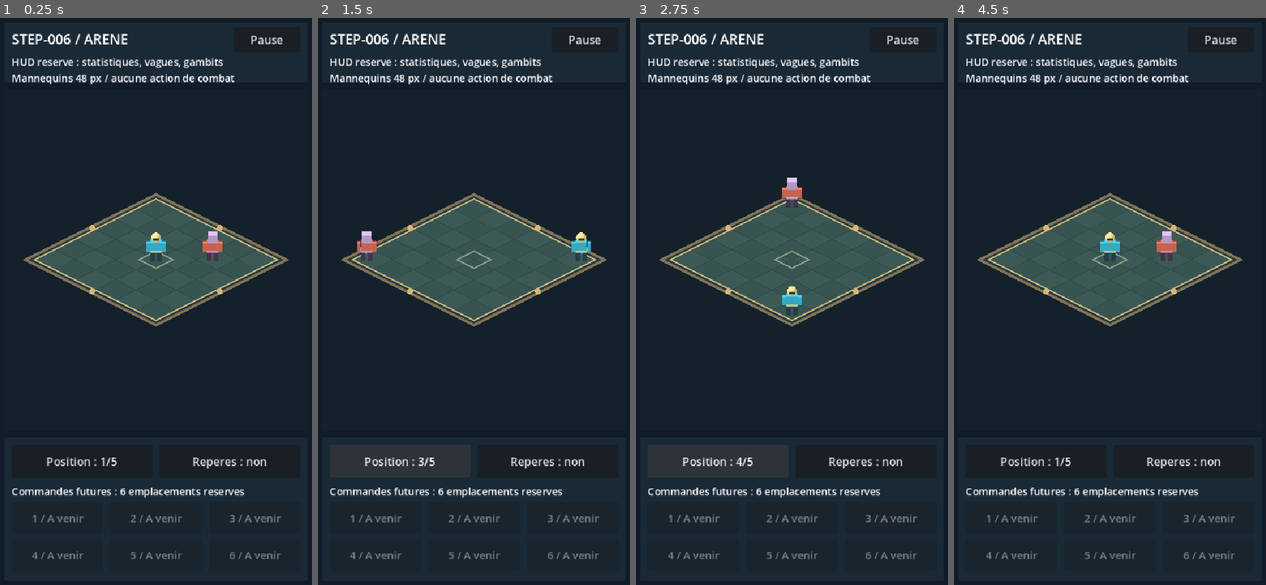
Above: before the commit, frames 1-4 (left to right).
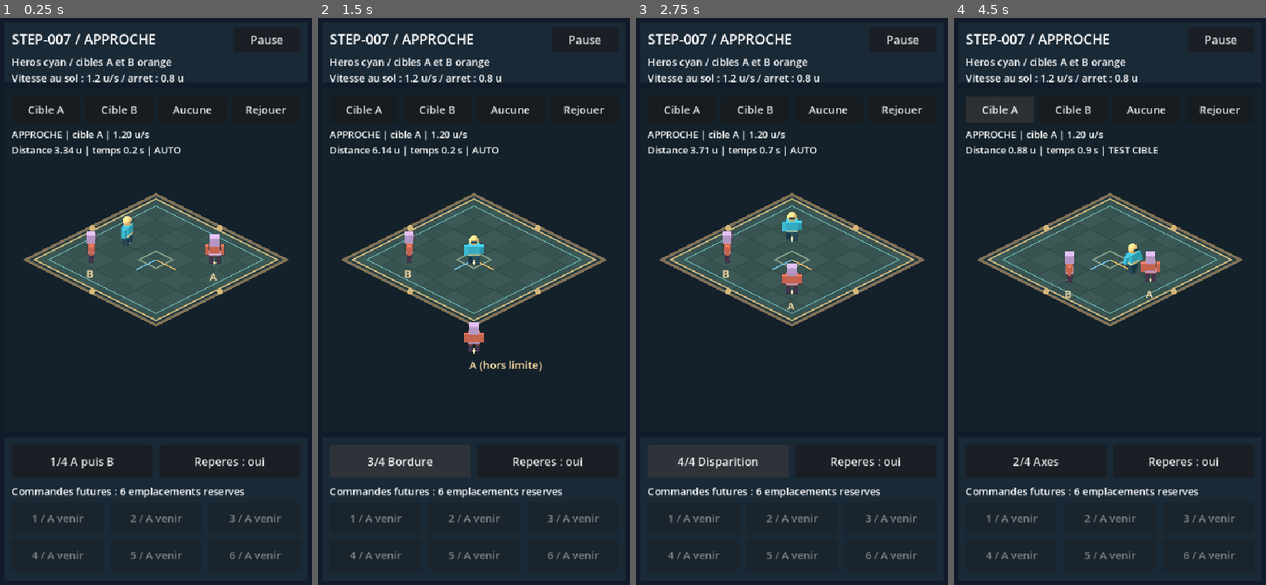
Above: after the commit, the same moments.

Repository: RobinArcangioli/gambit-arena
Game: Godot game, scene res://scenes/main.tscn
Same seed, same stepped clock (60 frames per second), same inputs: the game is played once before the commit and once after it.
Inputs (mouse positions are in pixels of both pictures, inside the frame that each line leads up to):
- Up to frame 1 (0.25 s): no input
- Up to frame 2 (1.5 s): click "Position : 1/5" (after the commit: "1/4 A puis B") at 0.5 s; click "Position : 2/5" (after the commit: "2/4 Axes") at 1.25 s
- Up to frame 3 (2.75 s): click "Position : 3/5" (after the commit: "3/4 Bordure") at 2 s
- Up to frame 4 (4.5 s): click "Position : 4/5" (after the commit: "4/4 Disparition") at 2.75 s; click "Position : 5/5" (after the commit: "1/4 A puis B") at 3.5 s; click (1000, 108) at 4.25 s, where only the run after the commit has a clickable "Cible A"

The runs differ from the first frame. In frame 1, 4.0% of the frame differs, in the area x 3-92%, y 2-80%; in frame 2, 4.4%; in frame 3, 4.2%; in frame 4, 4.3%.

Commit message:
feat: [STEP-007] ajouter le deplacement automatique vers une cible

Diff:
--- a/scenes/main.tscn
+++ b/scenes/main.tscn
@@ -1,7 +1,7 @@
 [gd_scene load_steps=2 format=3 uid="uid://do6vxhog253vu"]
 
-[ext_resource type="PackedScene" path="res://scenes/arena/arena.tscn" id="1_lab"]
+[ext_resource type="PackedScene" path="res://scenes/movement/movement_lab.tscn" id="1_lab"]
 
 [node name="Main" type="Node2D" unique_id=1193079028]
 
-[node name="Arena" parent="." instance=ExtResource("1_lab")]
+[node name="MovementLab" parent="." instance=ExtResource("1_lab")]
--- /dev/null
+++ b/scenes/movement/movement_lab.tscn
@@ -0,0 +1,7 @@
+[gd_scene load_steps=3 format=3]
+
+[ext_resource type="PackedScene" path="res://scenes/arena/arena.tscn" id="1_arena"]
+[ext_resource type="Script" path="res://scripts/movement/movement_lab.gd" id="2_lab"]
+
+[node name="MovementLab" instance=ExtResource("1_arena")]
+script = ExtResource("2_lab")
--- /dev/null
+++ b/scenes/tests/ground_mover_tests.tscn
@@ -0,0 +1,6 @@
+[gd_scene load_steps=2 format=3]
+
+[ext_resource type="Script" path="res://tests/test_ground_mover.gd" id="1_test"]
+
+[node name="GroundMoverTests" type="Node"]
+script = ExtResource("1_test")
--- /dev/null
+++ b/scripts/movement/ground_mover.gd
@@ -0,0 +1,62 @@
+extends RefCounted
+## Executes a supplied target intention; never searches for or selects a target.
+const Bounds = preload("res://scripts/arena/arena_bounds.gd")
+enum State { NO_TARGET, MOVING, ARRIVED, BLOCKED }
+const EPSILON: float = 0.00001
+var ground_position := Vector2.ZERO
+var velocity := Vector2.ZERO
+var facing := Vector2(1, 1).normalized()
+var speed: float = 1.2
+var stopping_distance: float = 0.8
+var target: Node3D
+var state: int = State.NO_TARGET
+var distance_to_target: float = -1.0
+
+func reset(start: Vector2) -> void:
+	ground_position = Bounds.clamp_ground(start)
+	velocity = Vector2.ZERO
+	facing = Vector2(1, 1).normalized()
+	target = null
+	state = State.NO_TARGET
+	distance_to_target = -1.0
+
+func set_target(new_target: Node3D) -> void:
+	target = new_target
+	velocity = Vector2.ZERO
+
+func clear_target() -> void:
+	target = null
+	velocity = Vector2.ZERO
+	state = State.NO_TARGET
+	distance_to_target = -1.0
+
+func has_valid_target() -> bool:
+	return is_instance_valid(target) and not target.is_queued_for_deletion() and target.is_inside_tree()
+
+func step(delta: float) -> void:
+	velocity = Vector2.ZERO
+	if not has_valid_target():
+		clear_target()
+		return
+	var destination := Vector2(target.position.x, target.position.z)
+	var offset: Vector2 = destination - ground_position
+	distance_to_target = offset.length()
+	var stop: float = maxf(0.0, stopping_distance)
+	if distance_to_target <= stop + EPSILON:
+		state = State.ARRIVED
+		return
+	if delta <= 0.0:
+		return
+	var step_length: float = minf(maxf(0.0, speed) * delta, distance_to_target - stop)
+	var previous: Vector2 = ground_position
+	ground_position = Bounds.clamp_ground(previous + offset / distance_to_target * step_length)
+	velocity = (ground_position - previous) / delta
+	distance_to_target = ground_position.distance_to(destination)
+	if velocity.length_squared() <= EPSILON * EPSILON:
+		state = State.BLOCKED
+	elif distance_to_target <= stop + EPSILON:
+		facing = velocity.normalized()
+		state = State.ARRIVED
+	else:
+		facing = velocity.normalized()
+		state = State.MOVING
--- /dev/null
+++ b/scripts/movement/movement_lab.gd
@@ -0,0 +1,214 @@
+extends "res://scripts/arena/arena.gd"
+## Temporary intention source, to be replaced by gameplay decisions later.
+const GroundMover = preload("res://scripts/movement/ground_mover.gd")
+const SCENARIOS: Array[String] = ["A puis B", "Axes", "Bordure", "Disparition"]
+var mover := GroundMover.new()
+var target_b: ProxyActor
+var target_buttons: Array[Button] = []
+var replay_button: Button
+var movement_status: Label
+var label_a: Label
+var label_b: Label
+var setup_complete: bool = false
+var scenario_index: int = 0
+var automatic: bool = true
+var phase_index: int = 0
+var phase_hold: float = 0.0
+var scenario_time: float = 0.0
+var gait_time: float = 0.0
+var selected_name: String = "A"
+
+func _ready() -> void:
+	super._ready()
+	$HUD/Title.text = "STEP-007 / APPROCHE"
+	$HUD/Description.text = "Heros cyan / cibles A et B orange\nVitesse au sol : 1.2 u/s / arret : 0.8 u"
+	target_b = ProxyActor.new()
+	target_b.enemy = true
+	target_b.name = "TargetB"
+	world.add_child(target_b)
+	for caption in ["Cible A", "Cible B", "Aucune"]:
+		var button := Button.new()
+		button.text = caption
+		button.focus_mode = Control.FOCUS_NONE
+		button.add_theme_font_size_override("font_size", 18)
+		hud.add_child(button)
+		target_buttons.append(button)
+	target_buttons[0].pressed.connect(_choose_a)
+	target_buttons[1].pressed.connect(_choose_b)
+	target_buttons[2].pressed.connect(_choose_none)
+	replay_button = Button.new()
+	replay_button.text = "Rejouer"
+	replay_button.focus_mode = Control.FOCUS_NONE
+	replay_button.add_theme_font_size_override("font_size", 18)
+	hud.add_child(replay_button)
+	replay_button.pressed.connect(_reset_scenario)
+	movement_status = Label.new()
+	movement_status.add_theme_font_size_override("font_size", 16)
+	hud.add_child(movement_status)
+	label_a = _make_target_label("A")
+	label_b = _make_target_label("B")
+	setup_complete = true
+	floor_canvas.show_marks = true
+	_update_layout()
+	_reset_scenario()
+
+func _make_target_label(caption: String) -> Label:
+	var label := Label.new()
+	label.text = caption
+	label.add_theme_font_size_override("font_size", 18)
+	label.add_theme_color_override("font_color", Color("ffe0a6"))
+	label.mouse_filter = Control.MOUSE_FILTER_IGNORE
+	hud.add_child(label)
+	return label
+
+func _update_layout() -> void:
+	super._update_layout()
+	if not setup_complete:
+		return
+	var width: float = safe_rect.size.x
+	var buttons: Array[Button] = [target_buttons[0], target_buttons[1], target_buttons[2], replay_button]
+	var button_width: float = (width - 80) / 4.0
+	for index in range(4):
+		buttons[index].position = Vector2(28 + index * (button_width + 8), 136)
+		buttons[index].size = Vector2(button_width, 44)
+	movement_status.position = Vector2(28, 188)
+
+func _reset_scenario() -> void:
+	if not is_instance_valid(enemy) or enemy.is_queued_for_deletion():
+		enemy = ProxyActor.new()
+		enemy.enemy = true
+		enemy.name = "TargetA"
+		world.add_child(enemy)
+	enemy.visible = true
+	scenario_time = 0.0
+	gait_time = 0.0
+	phase_hold = 0.0
+	phase_index = 0
+	automatic = true
+	selected_name = "A"
+	var start := Vector2(-1.8, 0)
+	enemy.position = Vector3(1.6, 0, -1.3)
+	target_b.position = Vector3(-1.6, 0, 1.6)
+	if scenario_index == 1:
+		start = Vector2.ZERO
+		enemy.position = Vector3(2, 0, 0)
+		target_b.position = Vector3(0, 0, 2)
+	elif scenario_index == 2:
+		start = Vector2.ZERO
+		enemy.position = Vector3(4.5, 0, 4.5)
+	elif scenario_index == 3:
+		start = Vector2(-1.6, -1.6)
+		enemy.position = Vector3(1.6, 0, 1.6)
+	mover.reset(start)
+	mover.set_target(enemy)
+	enemy.pose(0.0, false, Vector2(-1, -1))
+	target_b.pose(0.0, false, Vector2(1, -1))
+	_present()
+	_update_buttons()
+
+func _physics_process(delta: float) -> void:
+	if not setup_complete:
+		return
+	if not paused:
+		scenario_time += delta
+		if automatic and scenario_index == 3 and scenario_time >= 0.75 and is_instance_valid(enemy) and not enemy.is_queued_for_deletion():
+			enemy.hide()
+			enemy.queue_free()
+			selected_name = "A retiree"
+		# The mover itself detects the invalid target; the source does not clear it.
+		mover.step(delta)
+		if mover.velocity.length_squared() > 0.000001:
+			gait_time += delta
+		if automatic and scenario_index < 2:
+			_advance_sequence(delta)
+	_present()
+
+func _advance_sequence(delta: float) -> void:
+	if mover.state != GroundMover.State.ARRIVED:
+		phase_hold = 0.0
+		return
+	phase_hold += delta
+	if phase_hold < 0.5:
+		return
+	phase_hold = 0.0
+	if phase_index == 0:
+		phase_index = 1
+		selected_name = "B"
+		mover.set_target(target_b)
+	elif phase_index == 1:
+		phase_index = 2
+		selected_name = "aucune"
+		mover.clear_target()
+
+func _present() -> void:
+	hero.position = Vector3(mover.ground_position.x, 0, mover.ground_position.y)
+	var moving: bool = mover.velocity.length_squared() > 0.000001
+	hero.pose(gait_time, moving, mover.facing)
+	floor_canvas.feet = [hero.position, target_b.position]
+	if is_instance_valid(enemy) and not enemy.is_queued_for_deletion():
+		floor_canvas.feet.append(enemy.position)
+		label_a.visible = true
+		label_a.text = "A (hors limite)" if scenario_index == 2 else "A"
+		label_a.position = render_box.position - hud.position + camera.unproject_position(enemy.position) + Vector2(-8, 10)
+	else:
+		label_a.visible = false
+	label_b.position = render_box.position - hud.position + camera.unproject_position(target_b.position) + Vector2(-8, 10)
+	floor_canvas.queue_redraw()
+	var states: Array[String] = ["SANS CIBLE", "APPROCHE", "A DISTANCE", "LIMITE"]
+	var state_name: String = "PAUSE" if paused else states[mover.state]
+	var shown_speed: float = 0.0 if paused else mover.velocity.length()
+	var distance_text: String = "--" if mover.distance_to_target < 0 else "%.2f" % mover.distance_to_target
+	movement_status.text = "%s | cible %s | %.2f u/s\nDistance %s u | temps %.1f s | %s" % [state_name, selected_name, shown_speed, distance_text, scenario_time, "AUTO" if automatic else "TEST CIBLE"]
+
+func _choose_a() -> void:
+	if paused:
+		return
+	automatic = false
+	if is_instance_valid(enemy) and not enemy.is_queued_for_deletion():
+		mover.set_target(enemy)
+		selected_name = "A"
+	else:
+		mover.clear_target()
+		selected_name = "A absente"
+
+func _choose_b() -> void:
+	if paused:
+		return
+	automatic = false
+	mover.set_target(target_b)
+	selected_name = "B"
+
+func _choose_none() -> void:
+	if paused:
+		return
+	automatic = false
+	selected_name = "aucune"
+	mover.clear_target()
+
+func _next_placement() -> void:
+	if paused or not setup_complete:
+		return
+	scenario_index = (scenario_index + 1) % SCENARIOS.size()
+	_reset_scenario()
+
+func _update_buttons() -> void:
+	super._update_buttons()
+	if not setup_complete:
+		return
+	position_button.text = "%d/4 %s" % [scenario_index + 1, SCENARIOS[scenario_index]]
+	for button in target_buttons:
+		button.disabled = paused
+
+func _unhandled_key_input(event: InputEvent) -> void:
+	if event is InputEventKey:
+		var key_event := event as InputEventKey
+		if key_event.pressed and not key_event.echo:
+			match key_event.keycode:
+				KEY_A: _choose_a()
+				KEY_B: _choose_b()
+				KEY_N: _choose_none()
+				KEY_R: _reset_scenario()
+				_:
+					super._unhandled_key_input(event)
+					return
+			get_viewport().set_input_as_handled()
--- /dev/null
+++ b/tests/test_ground_mover.gd
@@ -0,0 +1,97 @@
+extends Node
+## Run scenes/tests/ground_mover_tests.tscn with F6. Exercises real mover code.
+const GroundMover = preload("res://scripts/movement/ground_mover.gd")
+var checks: int = 0
+var failures: int = 0
+var targets: Array[Node3D] = []
+
+func _check(condition: bool, message: String) -> void:
+	checks += 1
+	if not condition:
+		failures += 1
+		push_error("GroundMover: " + message)
+
+func _target(at: Vector2) -> Node3D:
+	var node := Node3D.new()
+	add_child(node)
+	node.position = Vector3(at.x, 0, at.y)
+	targets.append(node)
+	return node
+
+func _ready() -> void:
+	var a: Node3D = _target(Vector2(2, 0))
+	var b: Node3D = _target(Vector2(-2, 0))
+	var diagonal: Node3D = _target(Vector2(2, 2))
+	for hz in [30, 60, 120]:
+		for destination in [a, diagonal]:
+			var candidate := GroundMover.new()
+			candidate.reset(Vector2.ZERO)
+			candidate.set_target(destination)
+			for frame in range(int(hz / 2.0)):
+				candidate.step(1.0 / float(hz))
+			_check(absf(candidate.ground_position.length() - 0.6) < 0.0001, "speed depends on axis or tick rate")
+	var mover := GroundMover.new()
+	mover.reset(Vector2.ZERO)
+	mover.set_target(a)
+	mover.step(10.0)
+	_check(mover.ground_position.is_equal_approx(Vector2(1.2, 0)), "overshoot on long tick")
+	_check(mover.state == GroundMover.State.ARRIVED, "arrival state missing")
+	var stopped: Vector2 = mover.ground_position
+	for frame in range(120):
+		mover.step(1.0 / 60.0)
+	_check(mover.ground_position.is_equal_approx(stopped), "arrival oscillation")
+	a.position.x = 2.5
+	mover.step(0.1)
+	_check(mover.ground_position.x > stopped.x, "moving target not re-read")
+	a.position.x = 2.0
+	mover.reset(Vector2.ZERO)
+	mover.set_target(a)
+	mover.step(0.25)
+	var before: Vector2 = mover.ground_position
+	mover.set_target(b)
+	_check(mover.ground_position == before, "retarget teleports")
+	mover.step(0.1)
+	_check(mover.ground_position.x < before.x and mover.ground_position.distance_to(before) <= 0.12001, "retarget not applied on next tick")
+	before = mover.ground_position
+	mover.clear_target()
+	mover.step(5.0)
+	_check(mover.ground_position == before and mover.velocity == Vector2.ZERO, "clear target does not stop")
+	var outside: Node3D = _target(Vector2(4.5, 4.5))
+	mover.reset(Vector2.ZERO)
+	mover.set_target(outside)
+	for frame in range(600):
+		mover.step(1.0 / 60.0)
+	_check(mover.ground_position.is_equal_approx(Vector2(2.65, 2.65)), "arena boundary violated")
+	_check(mover.state == GroundMover.State.BLOCKED, "outside target reported as arrived")
+	var lost: Node3D = _target(Vector2(2, 0))
+	mover.reset(Vector2.ZERO)
+	mover.set_target(lost)
+	mover.step(0.1)
+	before = mover.ground_position
+	lost.queue_free()
+	mover.step(0.1)
+	_check(mover.state == GroundMover.State.NO_TARGET and mover.ground_position == before, "queued target not rejected")
+	var freed: Node3D = _target(Vector2(2, 0))
+	mover.set_target(freed)
+	targets.erase(freed)
+	freed.free()
+	mover.step(0.1)
+	_check(mover.state == GroundMover.State.NO_TARGET, "freed target not rejected")
+	var detached: Node3D = _target(Vector2(2, 0))
+	mover.set_target(detached)
+	remove_child(detached)
+	mover.step(0.1)
+	_check(mover.state == GroundMover.State.NO_TARGET, "detached target not rejected")
+	for node in targets:
+		if is_instance_valid(node) and not node.is_queued_for_deletion():
+			node.free()
+	var result: String = "OK" if failures == 0 else "ECHEC"
+	var report: String = "STEP-007 / tests de deplacement\n%s : %d controles, %d echecs\nDetails dans Sortie / Debogueur.\nF8 pour arreter ; F5 pour le laboratoire." % [result, checks, failures]
+	print(report)
+	var canvas := CanvasLayer.new()
+	add_child(canvas)
+	var label := Label.new()
+	label.position = Vector2(20, 30)
+	label.add_theme_font_size_override("font_size", 19)
+	label.text = report
+	canvas.add_child(label)
Not shown, changed: export_presets.cfg
Not shown, added: scripts/movement/ground_mover.gd.uid
Not shown, added: scripts/movement/movement_lab.gd.uid
Not shown, added: tests/test_ground_mover.gd.uid
Not shown, changed: ARCHITECTURE.md
Not shown, changed: PROJECT_STATUS.md
Not shown, changed: README.md
Not shown, changed: ROADMAP.md
Not shown, changed: docs/android.md
Not shown, changed: docs/arena.md
Not shown, changed: docs/backup.md
Not shown, added: docs/movement.md
(and 2 more such lines)
